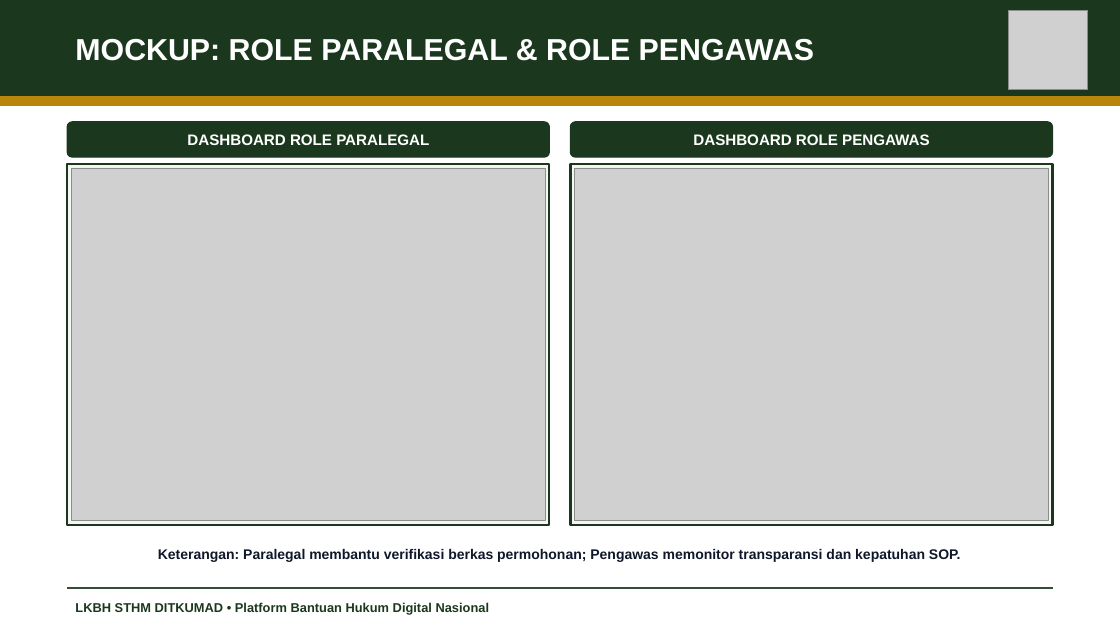
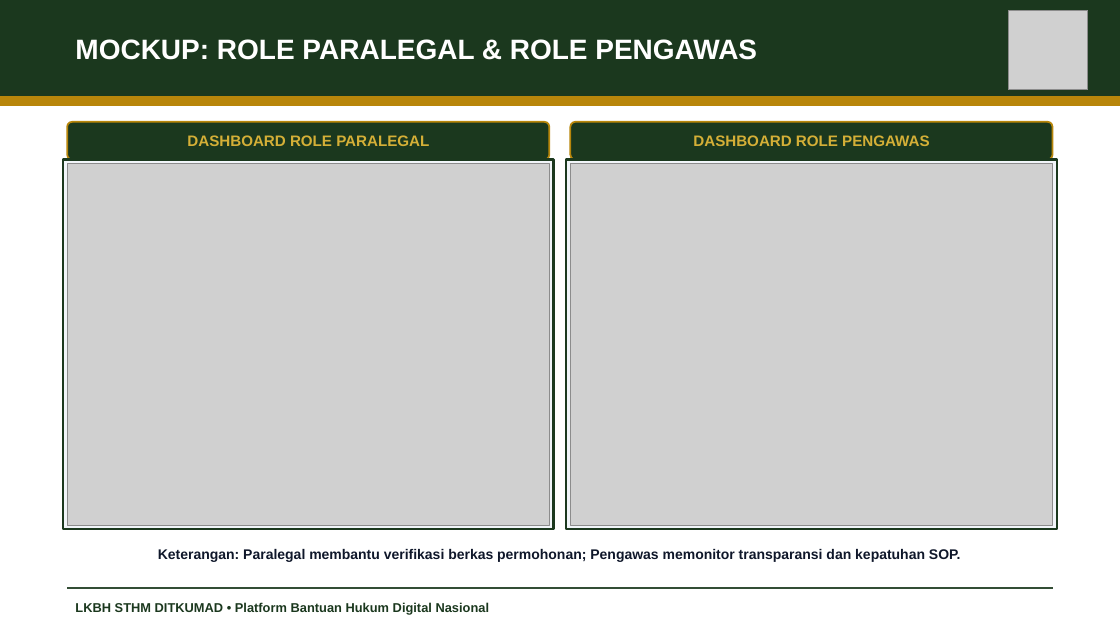
Before and after one commit to Antitesis08/LBHSTHM, a slide deck: slide 12 of public/img/LBH_STHM_Digitalisasi_Presentasi.pptx (slide 9 before the commit). Drawn at 1120x630 pixels with LibreOffice and Linux fonts; fonts in the diff are those of the drawing; grey boxes stand for pictures. Boxes give left, top, right and bottom in pixels: in the first picture for what was removed or moved away, otherwise in the second. Text is boxed around its words. In the diff, an @@ line names an element or a change of style, - is before the commit and + after.

```diff
--- a/public/img/LBH_STHM_Digitalisasi_Presentasi.pptx
+++ b/public/img/LBH_STHM_Digitalisasi_Presentasi.pptx
@@ text "MOCKUP: ROLE PARALEGAL & ROLE ..." at (75,39,757,60): size 26 to 24 pt @@
@@ text "DASHBOARD ROLE PARALEGAL" at (187,135,429,146): text colour #FFFFFF to #D4AF37 @@
@@ rounded rectangle at (67,122,549,160): outline #1B381E 1 pt to #B8860B 1.5 pt; proportions changed @@
@@ text "DASHBOARD ROLE PENGAWAS" at (693,135,929,146): text colour #FFFFFF to #D4AF37 @@
@@ rounded rectangle at (571,122,1053,160): outline #1B381E 1 pt to #B8860B 1.5 pt; proportions changed @@
@@ rectangle: place and size @@
-rectangle at (67,164,549,525)
+rectangle at (63,160,554,529)
@@ rectangle at (63,160,554,529): fill #F4F6F3 to #F1F5F9 @@
@@ picture: place and size @@
-picture at (71,168,545,521)
+picture at (67,164,549,525)
@@ rectangle at (566,160,1057,529): fill #F4F6F3 to #F1F5F9 @@
@@ rectangle: place and size @@
-rectangle at (571,164,1053,525)
+rectangle at (566,160,1057,529)
@@ picture: place and size @@
-picture at (575,168,1049,521)
+picture at (571,164,1053,525)
```
Also in this commit, not shown: 6 other slides changed, 6 slides added, 3 slides removed, 11 other files.
